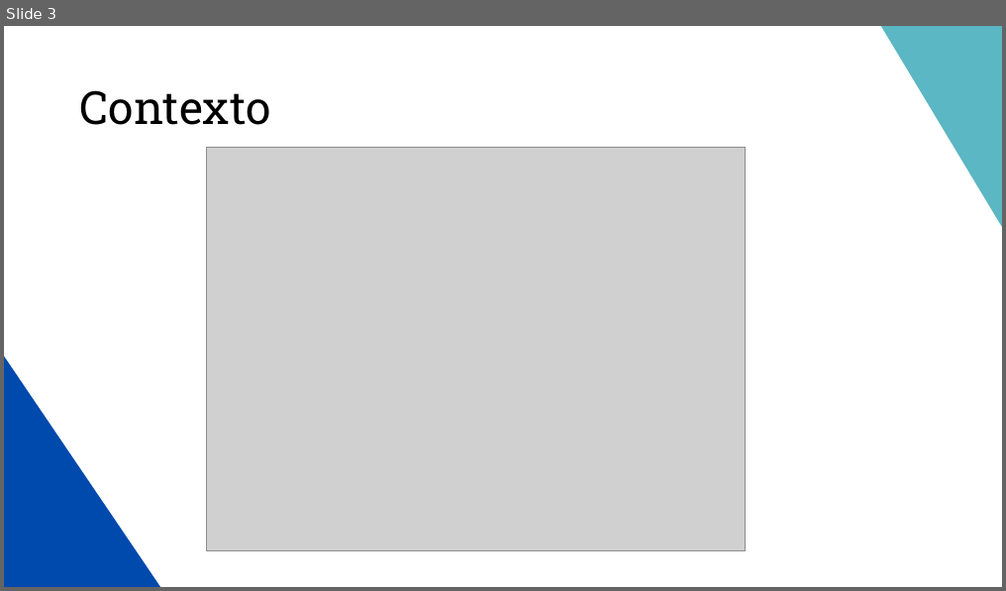
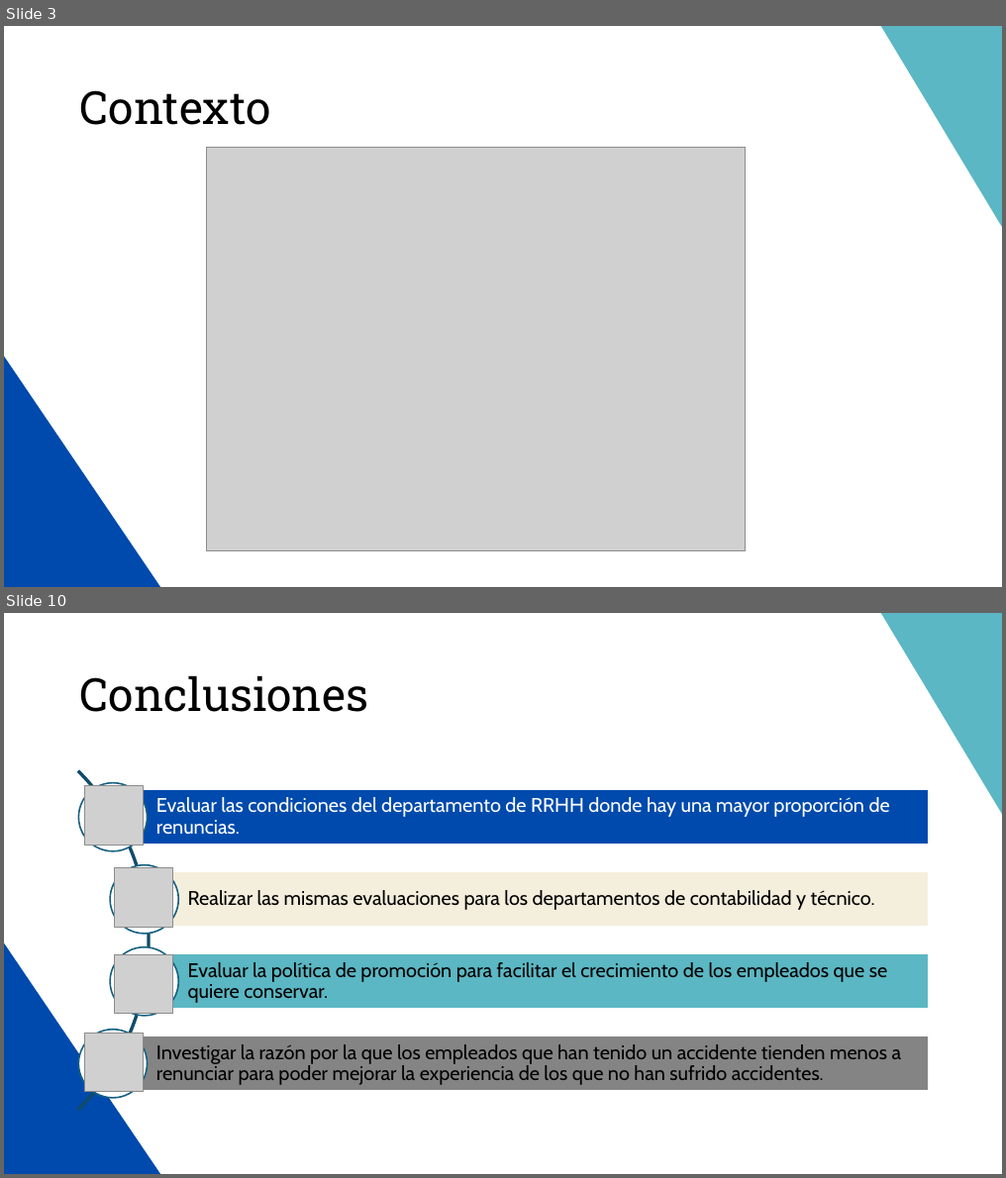
Before and after one commit to MiguelAMeloM/Miguel_DataAnalytics, a slide deck: RRHH/Data_Storytelling.pptx. Shown one above the other, each under a label of ours: slide 3 before the commit, slides 3 and 10 after it; the slides between them are not shown. The pictures are 1006x591 and 1006x1178 pixels, drawn with LibreOffice and Linux fonts; fonts in the diff are those of the drawing; grey boxes stand for pictures. Boxes give left, top, right and bottom in pixels: in the first picture for what was removed or moved away, otherwise in the second. Text is boxed around its words. In the diff, an @@ line names an element or a change of style, - is before the commit and + after.

```diff
--- a/RRHH/Data_Storytelling.pptx
+++ b/RRHH/Data_Storytelling.pptx
@@ slide 10 added at box(4, 613, 1002, 1174), background #FFFFFF; not listed: 2 template elements that a slide beside it also shows @@
@@ title added at box(80, 675, 368, 712), 44 pt, text #000000 @@
+Conclusiones
@@ picture added at box(85, 786, 144, 845) @@
@@ picture added at box(114, 868, 173, 928) @@
@@ picture added at box(114, 956, 173, 1014) @@
@@ group added at box(4, 700, 929, 1174): 4 rectangles, 4 texts, 4 ellipses, 1 arch (boxed as its full ring) @@
+Evaluar las condiciones del departamento de RRHH donde hay una mayor proporción de renuncias.
+Realizar las mismas evaluaciones para los departamentos de contabilidad y técnico.
+Evaluar la política de promoción para facilitar el crecimiento de los empleados que se quiere conservar.
+Investigar la razón por la que los empleados que han tenido un accidente tienden menos a renunciar para poder mejorar la experiencia de los que no han sufrido accidentes.
@@ picture added at box(85, 1033, 144, 1092) @@
```
Also in this commit, not shown: 6 other slides added, 2 slides removed, 1 other file.
